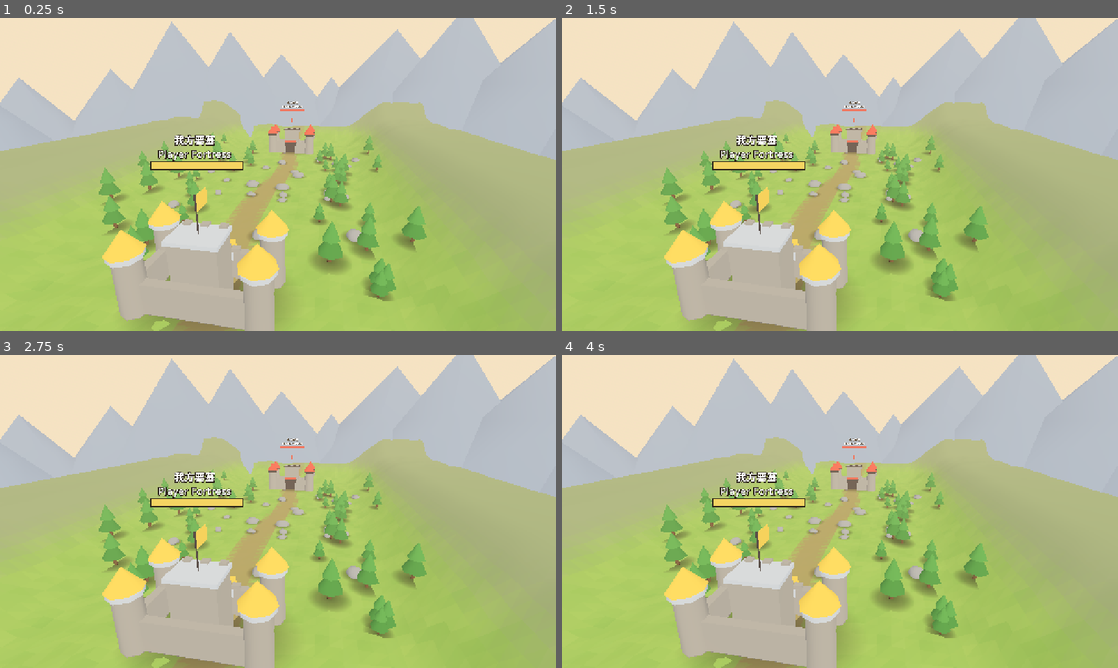
Above: before the commit, frames 1-4 (two rows, left to right).
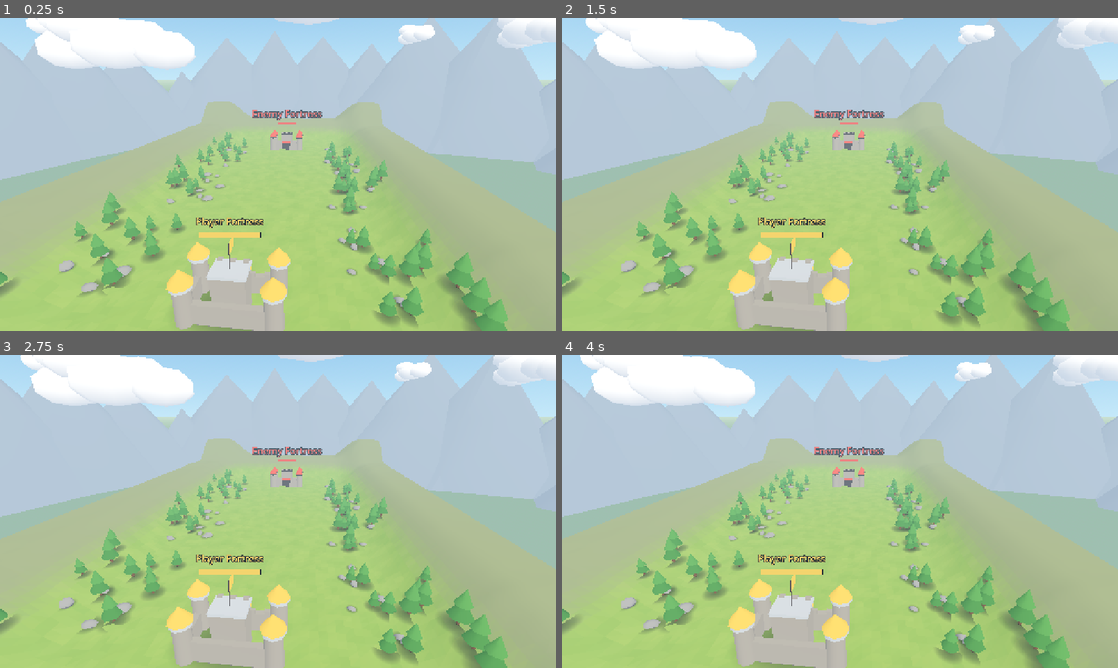
Above: after the commit, the same moments.

Repository: cronustjy-sketch/stick-legion
Game: Godot game, scene res://scenes/battle.tscn
Two runs of this game, one before a commit and one after it. Both use one fixed random seed, a clock stepped at 60 frames per second and the inputs below.
Inputs:
- Up to frame 1 (0.25 s): no input
- Up to frame 2 (1.5 s): tap Enter at 0.5 s; tap Space at 1.25 s
- Up to frame 3 (2.75 s): no input
- Up to frame 4 (4 s): tap Enter at 2.75 s; tap Space at 3.5 s

The runs differ from the first frame. In frame 1, 68% of the frame differs, in the area x 0-100%, y 0-100%; in frame 2, 68%; in frame 3, 68%; in frame 4, 68%.

Commit message:
Step 1 fixes: English only, wider longer field, blue sky with clouds, fortress labels
Co-Authored-By: Claude Sonnet 5.5 <noreply@anthropic.com>

Diff:
--- a/data/battlefield.gd
+++ b/data/battlefield.gd
@@ -3,12 +3,13 @@
 ## Tunable numbers for the battlefield and fortresses (no gameplay code here).
 
 const VALLEY_LENGTH: float = 120.0
-const VALLEY_HALF_WIDTH: float = 26.0
+const VALLEY_HALF_WIDTH: float = 34.0
+const FIELD_HALF_WIDTH: float = 24.0  # open grass: no trees or rocks inside (48 m wide)
 const TERRAIN_HALF_X: float = 70.0
-const TERRAIN_HALF_Z: float = 80.0
+const TERRAIN_HALF_Z: float = 125.0
 const TERRAIN_CELL: float = 2.0
 
-const FORTRESS_Z: float = 50.0  # distance of each fortress from the centre
+const FORTRESS_Z: float = 70.0  # distance of each fortress from the centre
 
 const FORTRESS: Dictionary = {
 	"max_hp": 3000.0,
@@ -30,6 +31,6 @@
 const COLOR_ROCK_SIDE: Color = Color("7c8a63")
 const COLOR_MOUNTAIN: Color = Color("7d8fa8")
 
-const TREE_COUNT: int = 46
-const ROCK_COUNT: int = 26
+const TREE_COUNT: int = 80
+const ROCK_COUNT: int = 36
 const SCENE_SEED: int = 1337
--- a/project.godot
+++ b/project.godot
@@ -1,11 +1,18 @@
 ; Engine configuration file.
+; It's best edited using the editor UI and not directly,
+; since the parameters that go here are not all obvious.
+;
+; Format:
+;   [section] ; section goes between []
+;   param=value ; assign values to parameters
+
 config_version=5
 
 [application]
 
 config/name="Stick Legion"
+run/main_scene="res://scenes/battle.tscn"
 config/features=PackedStringArray("4.7", "GL Compatibility")
-run/main_scene="res://scenes/battle.tscn"
 
 [display]
 
--- a/scripts/battle.gd
+++ b/scripts/battle.gd
@@ -8,6 +8,7 @@
 var player_fortress: Fortress
 var enemy_fortress: Fortress
 
+var _clouds: Node3D
 var _rng: RandomNumberGenerator = RandomNumberGenerator.new()
 
 
@@ -38,34 +39,12 @@
 
 
 func _build_environment() -> void:
-	var sky_mat: ProceduralSkyMaterial = ProceduralSkyMaterial.new()
-	sky_mat.sky_top_color = Color("4f86c6")
-	sky_mat.sky_horizon_color = Color("f2c48f")
-	sky_mat.ground_horizon_color = Color("e0b98c")
-	sky_mat.ground_bottom_color = Color("8a7a66")
-	sky_mat.sun_angle_max = 25.0
-	var sky: Sky = Sky.new()
-	sky.sky_material = sky_mat
-	var env: Environment = Environment.new()
-	env.background_mode = Environment.BG_SKY
-	env.sky = sky
-	env.ambient_light_source = Environment.AMBIENT_SOURCE_COLOR
-	env.ambient_light_color = Color("b8c4d8")
-	env.ambient_light_energy = 0.55
-	env.tonemap_mode = Environment.TONE_MAPPER_FILMIC
-	env.fog_enabled = true
-	env.fog_light_color = Color("e9c9a0")
-	env.fog_density = 0.0006
-	var we: WorldEnvironment = WorldEnvironment.new()
-	we.environment = env
-	add_child(we)
-	var sun: DirectionalLight3D = DirectionalLight3D.new()
-	sun.name = "Sun"
-	sun.light_color = Color("fff0d2")
-	sun.light_energy = 1.0
-	sun.shadow_enabled = false  # blob shadows only
-	sun.rotation_degrees = Vector3(-48.0, 35.0, 0.0)
-	add_child(sun)
+	_clouds = SkySetup.build(self)
+
+
+func _process(delta: float) -> void:
+	if _clouds != null:
+		_clouds.rotation.y += deg_to_rad(0.35) * delta
 
 
 func _toon(c: Color) -> StandardMaterial3D:
@@ -84,11 +63,11 @@
 	mesh.radial_segments = 6
 	mesh.rings = 1
 	var xfs: Array[Transform3D] = []
-	for i: int in 22:
-		var t: float = float(i) / 22.0
+	for i: int in 26:
+		var t: float = float(i) / 26.0
 		var ang: float = t * TAU
-		var r: float = 135.0 + _rng.randf_range(-10.0, 25.0)
-		var h: float = _rng.randf_range(40.0, 85.0)
+		var r: float = 215.0 + _rng.randf_range(-10.0, 30.0)
+		var h: float = _rng.randf_range(55.0, 110.0)
 		var rad: float = h * _rng.randf_range(0.7, 1.0)
 		var b: Basis = Basis.from_scale(Vector3(rad, h, rad)).rotated(Vector3.UP, _rng.randf() * TAU)
 		xfs.append(Transform3D(b, Vector3(cos(ang) * r, h * 0.5 - 6.0, sin(ang) * r)))
@@ -122,9 +101,9 @@
 	while placed < BattlefieldData.TREE_COUNT and guard < 2000:
 		guard += 1
 		var side: float = -1.0 if _rng.randf() < 0.5 else 1.0
-		var x: float = side * _rng.randf_range(11.0, 38.0)
-		var z: float = _rng.randf_range(-46.0, 46.0)
-		if absf(z) > 36.0 and absf(x) < 14.0:
+		var x: float = side * _rng.randf_range(BattlefieldData.FIELD_HALF_WIDTH + 1.0, 46.0)
+		var z: float = _rng.randf_range(-78.0, 78.0)
+		if absf(z) > 62.0 and absf(x) < 30.0:
 			continue
 		var s: float = _rng.randf_range(0.9, 1.7)
 		var y: float = terrain.height_at(x, z)
@@ -137,15 +116,12 @@
 	_add_multimesh("TreeFoliageLow", cone_lo, _toon(Color("3f7a3a")), t_lo)
 	_add_multimesh("TreeFoliageHigh", cone_hi, _toon(Color("4b8b43")), t_hi)
 
-	# Rocks: flat-shaded faceted blobs; a few near the road as cover.
+	# Rocks: flat-shaded faceted blobs; kept at the edges so the field stays open.
 	var rock_mesh: ArrayMesh = _make_rock_mesh()
 	for i: int in BattlefieldData.ROCK_COUNT:
 		var x: float
-		if i < 10:
-			x = _rng.randf_range(-9.0, 9.0)  # cover in the open field
-		else:
-			x = (-1.0 if _rng.randf() < 0.5 else 1.0) * _rng.randf_range(10.0, 34.0)
-		var z: float = _rng.randf_range(-34.0, 34.0)
+		x = (-1.0 if _rng.randf() < 0.5 else 1.0) * _rng.randf_range(BattlefieldData.FIELD_HALF_WIDTH + 0.5, 42.0)
+		var z: float = _rng.randf_range(-70.0, 70.0)
 		var sc: Vector3 = Vector3(_rng.randf_range(0.8, 2.4), _rng.randf_range(0.7, 1.8), _rng.randf_range(0.8, 2.4))
 		var b: Basis = Basis.from_scale(sc).rotated(Vector3.UP, _rng.randf() * TAU)
 		rocks.append(Transform3D(b, Vector3(x, terrain.height_at(x, z) + sc.y * 0.25, z)))
@@ -202,8 +178,8 @@
 	cam.fov = 62.0
 	cam.far = 500.0
 	add_child(cam)
-	cam.position = Vector3(16.0, 30.0, 80.0)
-	cam.look_at(Vector3(0.0, 0.0, -10.0))
+	cam.position = Vector3(14.0, 46.0, 112.0)
+	cam.look_at(Vector3(0.0, 0.0, -14.0))
 	cam.current = true
 
 
--- a/scripts/fortress.gd
+++ b/scripts/fortress.gd
@@ -108,16 +108,19 @@
 	_hp_bar = HpBar3D.new()
 	_hp_bar.name = "HpBar"
 	_hp_bar.setup(Vector2(12.0, 1.1), BattlefieldData.COLOR_GOLD if team == Team.PLAYER else BattlefieldData.COLOR_RED)
-	_hp_bar.position = Vector3(0, kh + 9.5, 0)
+	_hp_bar.position = Vector3(0, kh + 7.0, 0)
 	add_child(_hp_bar)
 	var label: Label3D = Label3D.new()
-	label.text = "我方要塞\nPlayer Fortress" if team == Team.PLAYER else "敌方要塞\nEnemy Fortress"
+	label.text = "Player Fortress" if team == Team.PLAYER else "Enemy Fortress"
 	label.billboard = BaseMaterial3D.BILLBOARD_ENABLED
-	label.font_size = 64
-	label.pixel_size = 0.02
-	label.outline_size = 16
+	label.fixed_size = true  # same on-screen size for both fortresses at any distance
+	label.font_size = 40
+	label.pixel_size = 0.0009
+	label.outline_size = 12
 	label.no_depth_test = true
-	label.position = Vector3(0, kh + 12.0, 0)
+	label.offset = Vector2(0, 34)  # pixels above the HP bar
+	label.modulate = BattlefieldData.COLOR_GOLD if team == Team.PLAYER else BattlefieldData.COLOR_RED
+	label.position = Vector3(0, kh + 8.3, 0)
 	add_child(label)
 
 
--- /dev/null
+++ b/scripts/sky_setup.gd
@@ -0,0 +1,88 @@
+class_name SkySetup
+extends RefCounted
+## Shared sky, light and low-poly clouds for the battle and the rig showcase.
+
+
+static func build(parent: Node3D) -> Node3D:
+	var sky_mat: ProceduralSkyMaterial = ProceduralSkyMaterial.new()
+	sky_mat.sky_top_color = Color("2c6cc4")
+	sky_mat.sky_horizon_color = Color("9fd2f2")
+	sky_mat.sky_curve = 0.25
+	sky_mat.ground_horizon_color = Color("a8c4a4")
+	sky_mat.ground_bottom_color = Color("6f8f70")
+	sky_mat.sun_angle_max = 12.0
+	var sky: Sky = Sky.new()
+	sky.sky_material = sky_mat
+	var env: Environment = Environment.new()
+	env.background_mode = Environment.BG_SKY
+	env.sky = sky
+	env.ambient_light_source = Environment.AMBIENT_SOURCE_COLOR
+	env.ambient_light_color = Color("c4d2e8")
+	env.ambient_light_energy = 0.55
+	env.tonemap_mode = Environment.TONE_MAPPER_FILMIC
+	env.fog_enabled = true
+	env.fog_light_color = Color("b4d6ee")
+	env.fog_density = 0.0006
+	env.fog_sky_affect = 0.15
+	var we: WorldEnvironment = WorldEnvironment.new()
+	we.environment = env
+	parent.add_child(we)
+	var sun: DirectionalLight3D = DirectionalLight3D.new()
+	sun.name = "Sun"
+	sun.light_color = Color("fff3da")
+	sun.light_energy = 1.0
+	sun.shadow_enabled = false  # blob shadows only
+	sun.rotation_degrees = Vector3(-48.0, 35.0, 0.0)
+	parent.add_child(sun)
+	return _build_clouds(parent)
+
+
+static func _build_clouds(parent: Node3D) -> Node3D:
+	# One cloud mesh = a few squashed low-poly spheres merged; scattered with one MultiMesh.
+	var sphere: SphereMesh = SphereMesh.new()
+	sphere.radius = 1.0
+	sphere.height = 2.0
+	sphere.radial_segments = 7
+	sphere.rings = 4
+	var st: SurfaceTool = SurfaceTool.new()
+	var puffs: Array[Vector4] = [
+		Vector4(0.0, 0.0, 0.0, 1.0), Vector4(1.2, -0.1, 0.2, 0.8), Vector4(-1.2, -0.15, -0.1, 0.75),
+		Vector4(0.5, 0.35, -0.3, 0.7), Vector4(-0.5, 0.2, 0.4, 0.65),
+	]
+	for p: Vector4 in puffs:
+		var b: Basis = Basis.from_scale(Vector3(p.w, p.w * 0.55, p.w * 0.9))
+		st.append_from(sphere, 0, Transform3D(b, Vector3(p.x, p.y, p.z)))
+	var merged: ArrayMesh = st.commit()
+	st = SurfaceTool.new()
+	st.create_from(merged, 0)
+	st.deindex()
+	st.generate_normals()
+	var cloud_mesh: ArrayMesh = st.commit()
+	var mat: StandardMaterial3D = StandardMaterial3D.new()
+	mat.albedo_color = Color("ffffff")
+	mat.diffuse_mode = BaseMaterial3D.DIFFUSE_TOON
+	mat.specular_mode = BaseMaterial3D.SPECULAR_DISABLED
+	mat.emission_enabled = true
+	mat.emission = Color("9fb4d0")
+	mat.emission_energy_multiplier = 0.55
+	var rng: RandomNumberGenerator = RandomNumberGenerator.new()
+	rng.seed = 42
+	var mm: MultiMesh = MultiMesh.new()
+	mm.transform_format = MultiMesh.TRANSFORM_3D
+	mm.mesh = cloud_mesh
+	mm.instance_count = 16
+	for i: int in mm.instance_count:
+		var ang: float = rng.randf() * TAU
+		var r: float = rng.randf_range(60.0, 190.0)
+		var s: float = rng.randf_range(9.0, 20.0)
+		var b2: Basis = Basis.from_scale(Vector3(s, s, s)).rotated(Vector3.UP, rng.randf() * TAU)
+		mm.set_instance_transform(i, Transform3D(b2, Vector3(cos(ang) * r, rng.randf_range(55.0, 90.0), sin(ang) * r)))
+	var holder: Node3D = Node3D.new()
+	holder.name = "Clouds"
+	var mmi: MultiMeshInstance3D = MultiMeshInstance3D.new()
+	mmi.multimesh = mm
+	mmi.material_override = mat
+	mmi.cast_shadow = GeometryInstance3D.SHADOW_CASTING_SETTING_OFF
+	holder.add_child(mmi)
+	parent.add_child(holder)
+	return holder
--- a/scripts/terrain.gd
+++ b/scripts/terrain.gd
@@ -14,7 +14,7 @@
 func height_at(x: float, z: float) -> float:
 	var edge: float = smoothstep(BattlefieldData.VALLEY_HALF_WIDTH, BattlefieldData.VALLEY_HALF_WIDTH + 24.0, absf(x))
 	var end: float = smoothstep(BattlefieldData.FORTRESS_Z + 16.0, BattlefieldData.FORTRESS_Z + 40.0, absf(z))
-	var rolling: float = _noise.get_noise_2d(x, z) * 1.6
+	var rolling: float = _noise.get_noise_2d(x, z) * 1.0
 	var near_fort: float = smoothstep(BattlefieldData.FORTRESS_Z - 4.0, BattlefieldData.FORTRESS_Z - 18.0, absf(z))
 	var flatten: float = 1.0 - near_fort * 0.9
 	return rolling * flatten + edge * 14.0 + end * 14.0
@@ -64,8 +64,8 @@
 func _ground_colour(p: Vector3) -> Color:
 	var n: float = _noise.get_noise_2d(p.x * 3.1 + 40.0, p.z * 3.1) * 0.5 + 0.5
 	var grass: Color = BattlefieldData.COLOR_GRASS_A.lerp(BattlefieldData.COLOR_GRASS_B, n)
-	# Dirt road along the valley centre line.
-	var road: float = 1.0 - smoothstep(2.5, 4.5, absf(p.x + sin(p.z * 0.08) * 2.0))
+	# (Dirt road removed: the middle of the valley is open grass.)
+	var road: float = 0.0  # open grass field, no road
 	var col: Color = grass.lerp(BattlefieldData.COLOR_DIRT, road * 0.85)
 	# Steep valley sides turn rocky.
 	var rock: float = smoothstep(4.0, 12.0, p.y)
Binary file removed: screenshots/battle_1792986344.png
Binary file added: screenshots/battle_1792986901.png
Not shown, added: scripts/sky_setup.gd.uid
Not shown, changed: .gitignore
Not shown, changed: CLAUDE.md
Not shown, changed: PROGRESS.md
